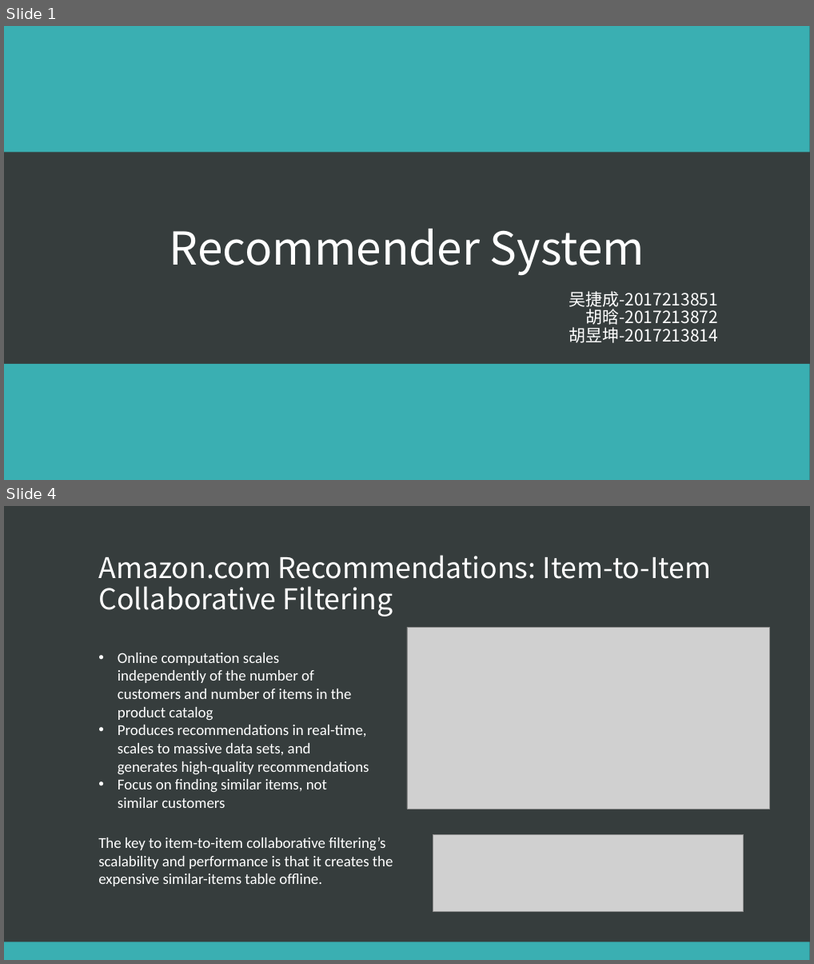
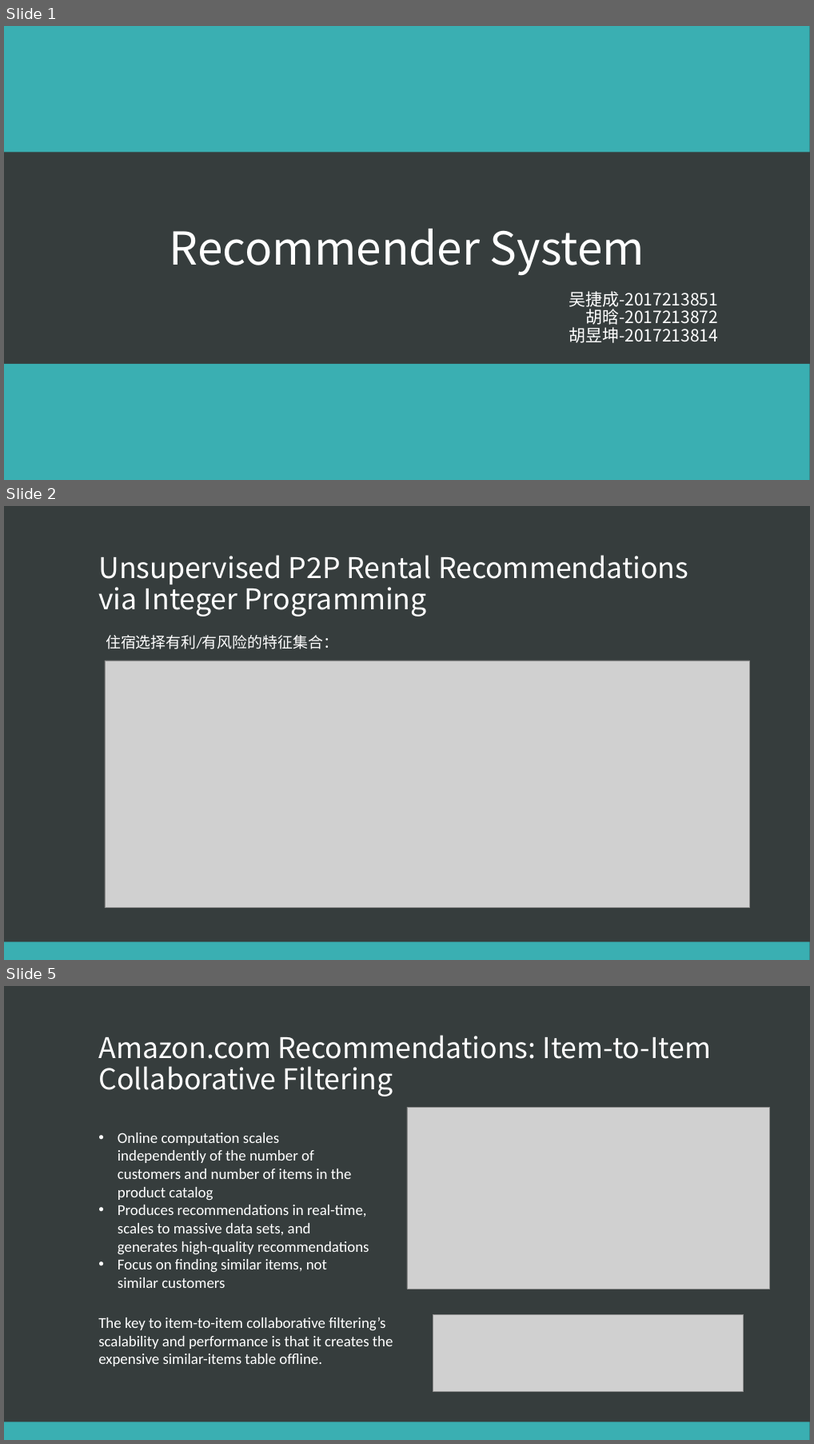
Before and after one commit to Jason2031/THUDataMiningHomework, a slide deck: 作业1/Recommender System.pptx. Shown one above the other, each under a label of ours: slides 1 and 4 before the commit, slides 1, 2 and 5 after it; the slides between them are not shown. The pictures are 814x964 and 814x1444 pixels, drawn with LibreOffice and Linux fonts; fonts in the diff are those of the drawing; grey boxes stand for pictures. Boxes give left, top, right and bottom in pixels: in the first picture for what was removed or moved away, otherwise in the second. Text is boxed around its words. In the diff, an @@ line names an element or a change of style, - is before the commit and + after.

```diff
--- a/作业1/Recommender System.pptx
+++ b/作业1/Recommender System.pptx
@@ slide 2 added at box(4, 506, 810, 960), background #363D3D; not listed: 1 template element that a slide beside it also shows @@
@@ title added at box(98, 555, 689, 616), 34 pt, text #FFFFFF @@
+Unsupervised P2P Rental Recommendations via Integer Programming
@@ text added at box(106, 635, 338, 649), 18 pt, text #FFFFFF @@
+住宿选择有利/有风险的特征集合：
@@ picture added at box(105, 660, 750, 907) @@
@@ what was slide 4 is now slide 5 @@
```
Also in this commit, not shown: 1 slide changed, 1 other slide added, 2 slides removed.
